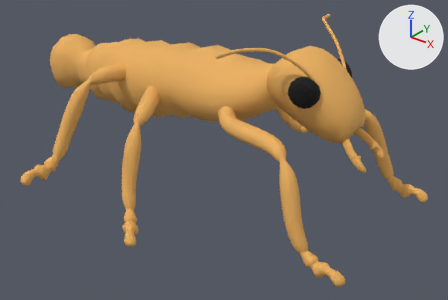
One commit to the glTF model media/models/pet-termite.glb: the scene before it, then after it.
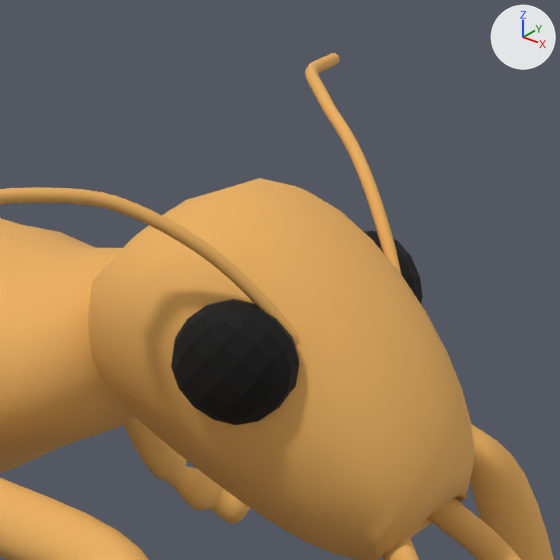
Each version is shown whole from a camera (50 mm lens) standing at (0.0741, -0.1201, 0.0491) and looking at (-0.0219, 0.0, -0.0253), then close up on the part from 54% to 86% of the width and 0% to 48% of the height. Lighting does not change. The marker at upper right points along +X, +Y and +Z. The older version's two pictures come first.
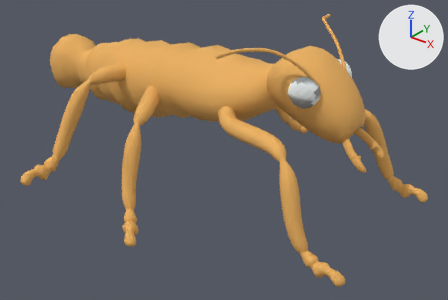
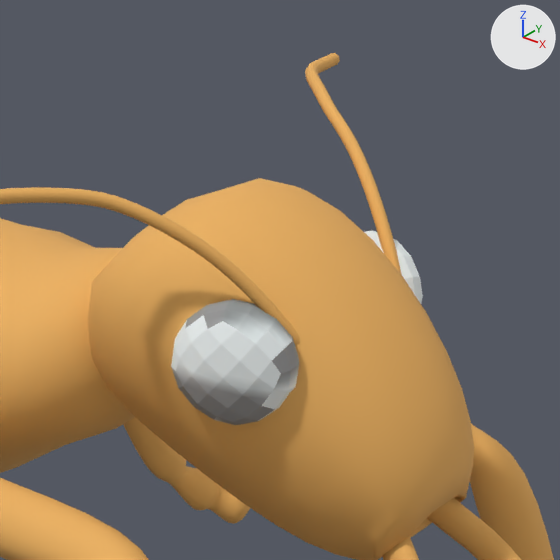
Location of each change, [x1, y1, x2, y2] in pixels of the close-ups (560 x 560 px):
'Mesh_0', surface changed (black to grey): [168, 228, 423, 428] in both

Patch to the scene script:
```diff
--- a/media/models/pet-termite.glb.py
+++ b/media/models/pet-termite.glb.py
@@ img_image_0 @@
+img_image_0 = load_image('Image_0', '_unpacked/Image_0', 512, 512, 'sRGB')
@@ mat_blue_carpet_16 @@
 mat_blue_carpet_16 = principled_material('blue carpet 16')
-mat_blue_carpet_16.base_color = (0.0, 0.0, 0.0)  # black #000000
+mat_blue_carpet_16.texture = img_image_0
 mat_blue_carpet_16.roughness = 0.85
```
